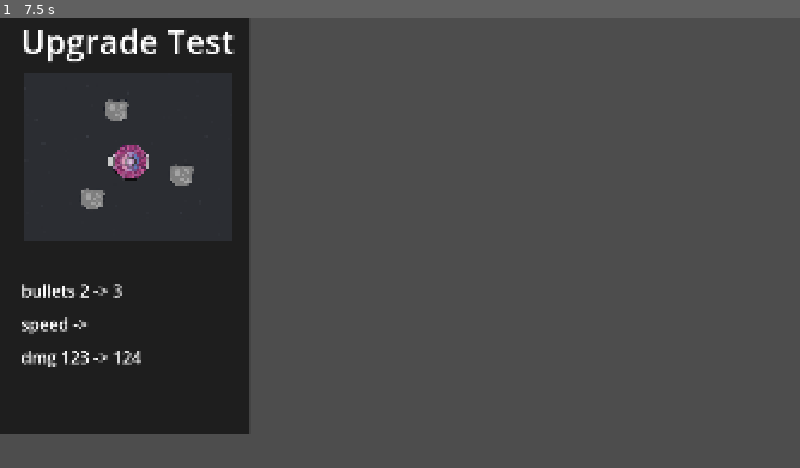
Above: before the commit, frame 1.
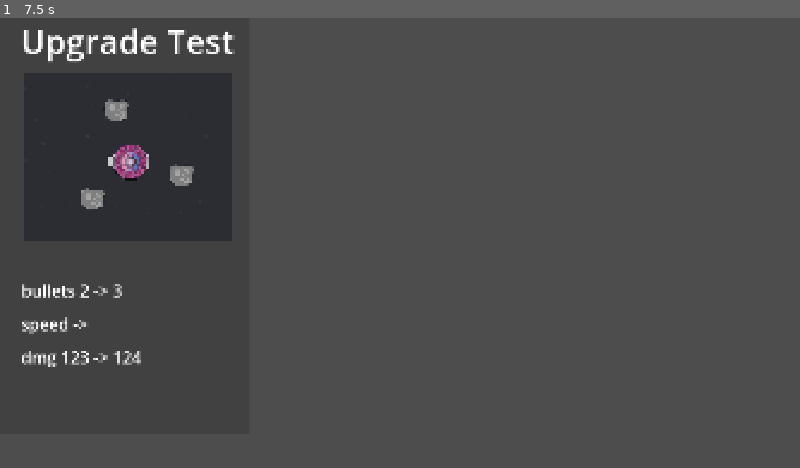
Above: after the commit, the same moment.

Repository: two-sticks-and-a-rock/space-arcade
Game: Godot game, scene res://scenes/upgrade_menu/upgrade_panel.tscn
Same seed, same stepped clock (60 frames per second), same inputs: the game is played once before the commit and once after it. This scene is started directly instead of the project's main scene.
Inputs (mouse positions are in pixels of both pictures, inside the frame that each line leads up to):
- Up to frame 1 (7.5 s): click (128, 225) at 0.52 s; click (128, 225) at 1.27 s; click (128, 225) at 2.02 s; tap Enter at 2.75, 4.25, 5.75 s; move the mouse to (360, 333) at 2.77 s; press the mouse at (360, 333) at 2.78 s; tap Space at 3.5, 5, 6.5 s; move the mouse to (640, 310) at 3.52 s; release the mouse at (640, 310) at 3.53 s; click (640, 310) at 3.6 s; move the mouse to (160, 175) at 4.27 s; press the mouse at (160, 175) at 4.28 s; move the mouse to (440, 243) at 5.02 s; release the mouse at (440, 243) at 5.03 s; click (440, 243) at 5.1 s; move the mouse to (280, 130) at 5.77 s; press the mouse at (280, 130) at 5.78 s; move the mouse to (576, 220) at 6.52 s; release the mouse at (576, 220) at 6.53 s; click (576, 220) at 6.6 s; move the mouse to (240, 265) at 7.27 s; press the mouse at (240, 265) at 7.28 s

The runs differ from the first frame. In frame 1, 18% of the frame differs, in the area x 0-32%, y 0-93%.

Commit message:
weapon upgrade set in editor

Diff:
--- /dev/null
+++ b/scenes/player/player_weapons/base_weapon_upgrades/weapon_upgrade_set.gd
@@ -0,0 +1,5 @@
+class_name WeaponUpgradeSet
+extends Resource
+
+@export var upgrades : Array[PlayerWeaponUpgrade]
+@export var applied : bool = false
--- a/scenes/player/player_weapons/orbiter/orbiter_ring.gd
+++ b/scenes/player/player_weapons/orbiter/orbiter_ring.gd
@@ -3,46 +3,6 @@
 var distance_from_player = 200
 
 var current_bullets : Array[PlayerBullet]
-
-func _get_upgrade_sets():
-	return [
-	{
-		"name": "Better Time",
-		"component_upgrades": [
-			{
-				"label": "Uptime 6s -> 7s (+1s)",
-				"resource": UpTimerUpgrade,
-				# "resource": "res://scenes/player/player_weapons/base_weapon_upgrades/up_timer_upgrade.tres",
-				"value": 1,
-			},
-			{
-				"label": "Downtime 8s -> 7s (-1s)",
-				# "resource": "res://scenes/player/player_weapons/base_weapon_upgrades/down_timer_upgrade.tres",
-				"resource": DownTimerUpgrade,
-				"value": 1,
-			},
-		],
-		"applied": false
-	},
-	{
-		"name": "More Bullets",
-		"component_upgrades": [
-			{
-				"label": "Damage 50 -> 75 (+25)",
-				"resource": DamageUpgrade,
-				# "resource": "res://scenes/player/player_weapons/base_weapon_upgrades/down_timer_upgrade.tres",
-				"value": 25,
-			},
-			{
-				"label": "Asteroids 2 -> 3 (+1)",
-				"resource": BulletsUpgrade,
-				# "resource": "res://scenes/player/player_weapons/base_weapon_upgrades/down_timer_upgrade.tres",
-				"value": 1,
-			},
-		],
-		"applied": false
-	},
-]
 
 func new_orbiter():
 	up_timer.start()
--- a/scenes/player/player_weapons/orbiter/orbiter_ring.tscn
+++ b/scenes/player/player_weapons/orbiter/orbiter_ring.tscn
@@ -2,6 +2,43 @@
 
 [ext_resource type="Script" uid="uid://p0d44ojp4jaf" path="res://scenes/player/player_weapons/orbiter/orbiter_ring.gd" id="1_cd0fb"]
 [ext_resource type="PackedScene" uid="uid://c37a5i01alcdn" path="res://scenes/player/player_weapons/orbiter/orbiter.tscn" id="2_ycwcd"]
+[ext_resource type="Script" uid="uid://5a85bdwnpkwx" path="res://scenes/player/player_weapons/base_weapon_upgrades/weapon_upgrade_set.gd" id="3_qgt3p"]
+[ext_resource type="Script" uid="uid://c8cfphtmg8jsu" path="res://scenes/player/player_weapons/player_weapon_upgrade.gd" id="4_x6mqk"]
+[ext_resource type="Script" uid="uid://cpk5v0k20v84p" path="res://scenes/player/player_weapons/base_weapon_upgrades/up_timer_upgrade.gd" id="5_tippe"]
+[ext_resource type="Script" uid="uid://cekrjioayx2iy" path="res://scenes/player/player_weapons/base_weapon_upgrades/down_timer_upgrade.gd" id="6_inxn4"]
+[ext_resource type="Script" uid="uid://conl2xhryktja" path="res://scenes/player/player_weapons/base_weapon_upgrades/damage_upgrade.gd" id="7_sxqx5"]
+[ext_resource type="Script" uid="uid://ufajycg1sjlw" path="res://scenes/player/player_weapons/base_weapon_upgrades/bullets_upgrade.gd" id="8_rfiqj"]
+
+[sub_resource type="Resource" id="Resource_inxn4"]
+script = ExtResource("5_tippe")
+up_timer_increase = 1.0
+metadata/_custom_type_script = "uid://cpk5v0k20v84p"
+
+[sub_resource type="Resource" id="Resource_sxqx5"]
+script = ExtResource("6_inxn4")
+down_timer_decrease = 1.0
+metadata/_custom_type_script = "uid://cekrjioayx2iy"
+
+[sub_resource type="Resource" id="Resource_ycwcd"]
+resource_name = "Better Cooldown"
+script = ExtResource("3_qgt3p")
+upgrades = Array[ExtResource("4_x6mqk")]([SubResource("Resource_inxn4"), SubResource("Resource_sxqx5")])
+metadata/_custom_type_script = "uid://5a85bdwnpkwx"
+
+[sub_resource type="Resource" id="Resource_er65o"]
+script = ExtResource("7_sxqx5")
+dmg_increase = 25
+metadata/_custom_type_script = "uid://conl2xhryktja"
+
+[sub_resource type="Resource" id="Resource_vxvyc"]
+script = ExtResource("8_rfiqj")
+metadata/_custom_type_script = "uid://ufajycg1sjlw"
+
+[sub_resource type="Resource" id="Resource_jwv4o"]
+resource_name = "More Bullets"
+script = ExtResource("3_qgt3p")
+upgrades = Array[ExtResource("4_x6mqk")]([SubResource("Resource_er65o"), SubResource("Resource_vxvyc")])
+metadata/_custom_type_script = "uid://5a85bdwnpkwx"
 
 [node name="OrbiterRing" type="Node2D" unique_id=1448554099]
 script = ExtResource("1_cd0fb")
@@ -9,6 +46,7 @@
 dmg = 50
 bullets = 2
 bullet_speed = 0.087
+possible_upgrade_sets = Array[ExtResource("3_qgt3p")]([SubResource("Resource_ycwcd"), SubResource("Resource_jwv4o")])
 metadata/_custom_type_script = "uid://i4comh215wk1"
 
 [node name="UpTimer" type="Timer" parent="." unique_id=1361644208]
--- a/scenes/player/player_weapons/player_weapon.gd
+++ b/scenes/player/player_weapons/player_weapon.gd
@@ -12,9 +12,7 @@
 @onready var down_timer : Timer = $DownTimer as Timer
 
 @export var upgrades : Array[PlayerWeaponUpgrade] = []
-
-func _get_upgrade_sets():
-	return []
+@export var possible_upgrade_sets : Array[WeaponUpgradeSet] = []
 
 func _reset():
 	for upgrade in upgrades:
--- a/scenes/upgrade_menu/upgrade_menu.gd
+++ b/scenes/upgrade_menu/upgrade_menu.gd
@@ -7,7 +7,6 @@
 	EventBus.level_up.connect(_on_player_level_up)
 	visible = false
 
-
 func populate_upgrade_panels():
 	# get the players list of weapons
 	var player_weapons = get_tree().root.get_node("Main/player").get_children().filter(
@@ -16,35 +15,51 @@
 	)
 
 	# get all potential upgrades for those weapons
-	var potential_upgrade_sets = []
+	var possible_upgrade_sets = []
+	var upgrade_set_name_to_weapon: Dictionary[String, PlayerWeapon] = {}
 	for weapon in player_weapons:
-		var weapon_upgrade_sets = weapon._get_upgrade_sets().filter(
+		var weapon_upgrade_sets = weapon.possible_upgrade_sets.filter(
 			func(upgrade_set):
 				return !upgrade_set.applied
 		)
 		if (weapon_upgrade_sets.size() == 0):
 			continue
 
-		potential_upgrade_sets.append(weapon_upgrade_sets[0])
+		upgrade_set_name_to_weapon[weapon_upgrade_sets[0].resource_name] = weapon
+
+		# Just get the first non-applied weapon upgrade set per weapon
+		possible_upgrade_sets.append(weapon_upgrade_sets[0])
 
 	# TODO: handle non-weapon upgrades
 
+	# TODO: once this is big enough, get 3 random upgrades
+
 	var num_displayed = 0
-	for potential_upgrade_set in potential_upgrade_sets:
+	for possible_upgrade_set in possible_upgrade_sets:
 		if (num_displayed == 3):
 			break
+		num_displayed += 1
 
-		var upgrade_panel = upgrade_panel_scene.instantiate()
+		# Instantiate an upgrade panel and fill in fields
+		var upgrade_panel : Button = upgrade_panel_scene.instantiate() as Button
 
-		upgrade_panel.upgrade_name = potential_upgrade_set.name
+		upgrade_panel.upgrade_name = possible_upgrade_set.resource_name
+
+		# TODO: placeholder images
+		# upgrade_panel.img_filepath =
 		upgrade_panel.mechanics = ([] as Array[String])
-		for component_upgrade in potential_upgrade_set.component_upgrades:
-			upgrade_panel.mechanics.append(component_upgrade.label)
+		for component_upgrade in possible_upgrade_set.upgrades:
+			upgrade_panel.mechanics.append(component_upgrade.resource_name)
+
+		var _on_pressed = func():
+			var weapon = upgrade_set_name_to_weapon[possible_upgrade_set.resource_name]
+			weapon.upgrades += possible_upgrade_set.upgrades
+			possible_upgrade_set.applied = true
+
+		upgrade_panel.pressed.connect(_on_pressed)
 
 		h_container.add_child(upgrade_panel)
-		potential_upgrade_set.applied = true
 
-		num_displayed += 1
 
 func _on_player_level_up():
 	populate_upgrade_panels()
--- a/scenes/upgrade_menu/upgrade_panel.tscn
+++ b/scenes/upgrade_menu/upgrade_panel.tscn
@@ -3,6 +3,7 @@
 [ext_resource type="Script" uid="uid://dre2xbusnngrs" path="res://scenes/upgrade_menu/upgrade_panel.gd" id="1_f0mv6"]
 
 [node name="UpgradePanel" type="Button" unique_id=2081176140]
+process_mode = 2
 custom_minimum_size = Vector2(600, 1000)
 offset_right = 600.0
 offset_bottom = 1000.0
--- a/scenes/xp/XP.gd
+++ b/scenes/xp/XP.gd
@@ -1,6 +1,6 @@
 extends Node
 
-var GEAR_VALUE = 1
+var GEAR_VALUE = 20
 var XP_MAGNET_SPEED = 0.1
 
 var xp_to_scene_file = {
Not shown, added: scenes/player/player_weapons/base_weapon_upgrades/weapon_upgrade_set.gd.uid
